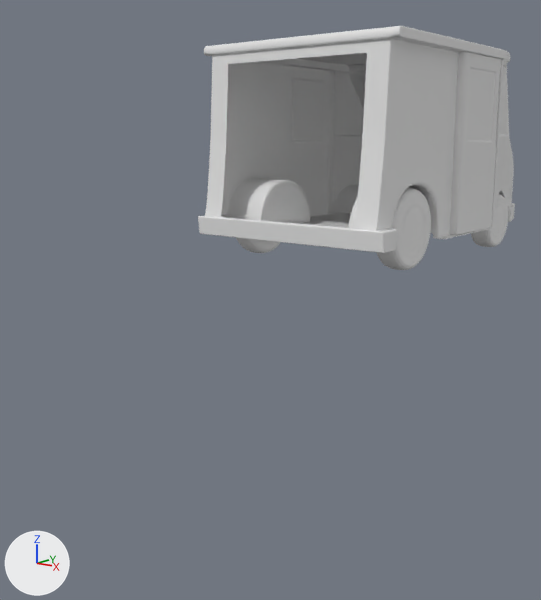
Before and after pictures for a commit that changed the Blender file GoingPostal.blend.
Both versions are drawn from a 50 mm lens placed at (4.99, -4.67, 3.73), pointed at (-0.27, 1.87, 1.94). Arrows for +X, +Y and +Z are at lower left; the lights stay in place.

Objects in the first picture: 'postal_door', 'postal_truck x: -37.9'.
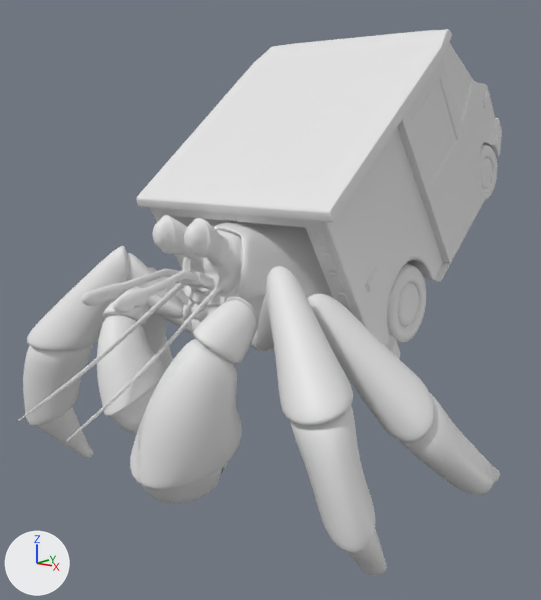
What differs and where, as boxes [x1, y1, x2, y2] in the pictures (541 x 600 px):
'postal_truck x: -37.9', reshaped, turned
    before: [198, 26, 515, 270]
    after: [136, 29, 502, 359]
'hermit_main', shown
    after: [17, 215, 500, 575]
'hermit_claws', shown
    after: [97, 287, 259, 504]
'postal_door', turned
    before: [289, 52, 501, 235]
    after: [397, 59, 482, 263]
part 1 of me_cube, built on
    before: [206, 36, 514, 257]
    after: [136, 30, 495, 337]
part 2 of me_cube, shading changed
    before: [236, 188, 508, 270]
    after: [387, 145, 497, 344]

What changed in the scene script:
```text
Change me_cube:
    used by ob_postal_truck_x___37_9; location = (0.0, 3.78, 2.32); rotation_euler = (0.0, 0.0, 3.142), in degrees (0, 0, 180); scale = (1.08, 1.08, 1.08)
    remove me_cube.from_pydata(...)  # 1038 vertices, 957 faces; spans x 0.0..1.19, y -1.94..1.92, z 0.01..2.3
    add me_cube.from_pydata(...)  # 2559 vertices, 2284 faces; spans x -0.09..1.19, y -1.96..1.92, z 0.01..2.3
    me_cube part 1: 100 vertices moved from x 0.0..1.17, y -1.91..1.84, z 0.35..2.19 to x 0.0..1.17, y -1.91..1.87, z 0.35..2.2; 35 vertices removed from x 0.0..1.1, y -1.91..1.84, z 0.2..2.19; 1556 vertices added at x -0.09..1.19, y -1.96..1.87, z 0.16..2.2
    me_cube part 2: 168 kept faces spanning x 0.8..1.17, y -1.41..1.53, z 0.01..0.86 are now shaded smooth
Change ob_postal_truck_x___37_9:
    ob_postal_truck_x___37_9.rotation_euler: (0.0, 0.0, 3.142) -> (-0.661, 0.0, 3.142)  # degrees (0, 0, 180) -> degrees (-38, 0, 180)
Change ob_postal_door:
    ob_postal_door.rotation_euler: (0.0, 0.0, 3.142) -> (-0.661, 0.0, 3.142)  # degrees (0, 0, 180) -> degrees (-38, 0, 180)
Change ob_hermit_main:
    remove ob_hermit_main.hide_set(True)  # its collection is switched off
Change ob_hermit_claws:
    remove ob_hermit_claws.hide_set(True)  # its collection is switched off
```
